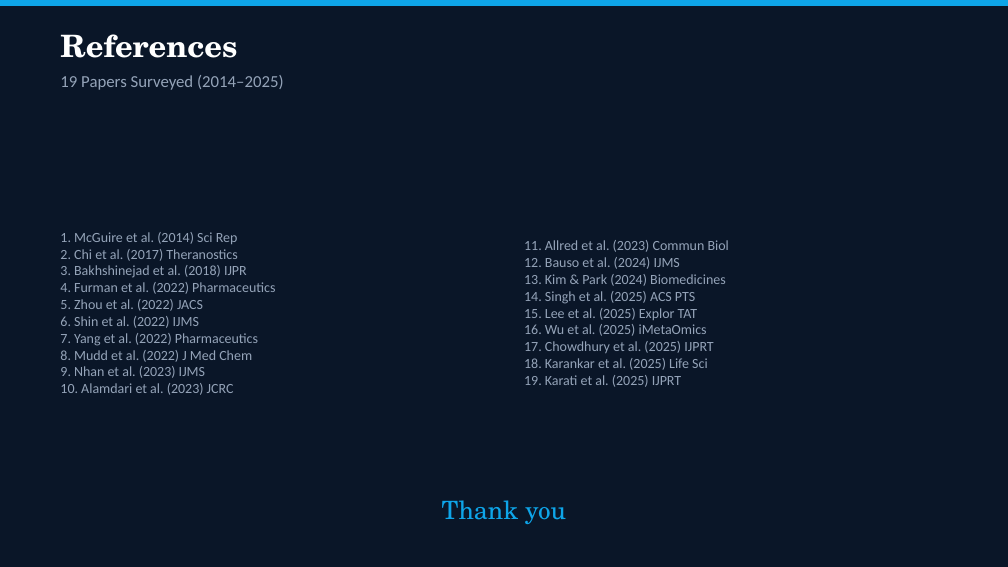
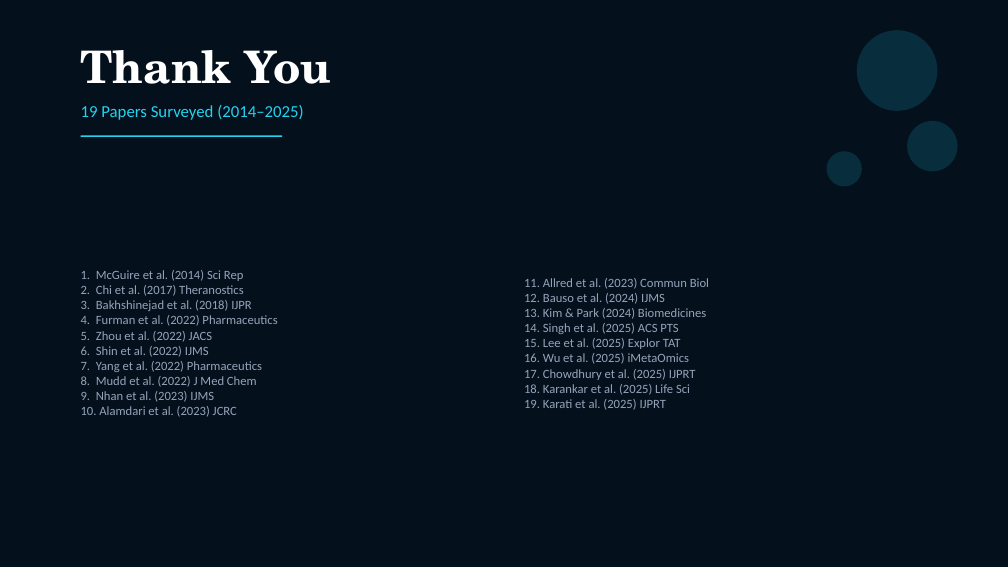
Before and after one commit to Ghost---Shadow/cancer-peptides-literature-survey, a slide deck: slide 33 of cancer-peptides-survey.pptx. Drawn at 1008x567 pixels with LibreOffice and Linux fonts; fonts in the diff are those of the drawing. Boxes give left, top, right and bottom in pixels: in the first picture for what was removed or moved away, otherwise in the second. Text is boxed around its words. In the diff, an @@ line names an element or a change of style, - is before the commit and + after.

```diff
--- a/cancer-peptides-survey.pptx
+++ b/cancer-peptides-survey.pptx
@@ background #0A1628 to #04111D @@
@@ rectangle removed at (0,0,1008,6) @@
@@ text removed at (60,34,237,58) @@
-References
@@ text at (81,50,331,84): text changed; size 18 to 32 pt; text colour #0EA5E9 to #FFFFFF; bold on @@
-Thank you
+Thank You
@@ ellipse added at (857,30,937,111), fill #22D3EE at 15% opacity @@
@@ text "19 Papers Surveyed (2014–2025)": place and size @@
-text "19 Papers Surveyed (2014–2025)" at (60,75,284,90)
+text "19 Papers Surveyed (2014–2025)" at (81,105,304,120)
@@ text "19 Papers Surveyed (2014–2025)" at (81,105,304,120): text colour #94A3B8 to #22D3EE @@
@@ line added from (81, 136) to (282, 136), #22D3EE 1 pt @@
@@ ellipse added at (907,121,958,171), fill #22D3EE at 15% opacity @@
@@ text "1. McGuire et al. (2014) ..." at (81,270,277,417): size 10 to 9 pt @@
@@ text "1. McGuire et al. (2014) ...": place and size @@
-text "1. McGuire et al. (2014) ..." at (60,232,275,395)
+text "1. McGuire et al. (2014) ..." at (81,270,277,417)
@@ text "11. Allred et al. (2023) ...": place and size @@
-text "11. Allred et al. (2023) ..." at (524,240,729,387)
+text "11. Allred et al. (2023) ..." at (524,278,709,410)
@@ text "11. Allred et al. (2023) ..." at (524,278,709,410): size 10 to 9 pt @@
@@ ellipse added at (827,151,862,186), fill #22D3EE at 15% opacity @@
```
Also in this commit, not shown: 30 other slides changed, 2 slides added, 2 slides removed, 1 other file.
